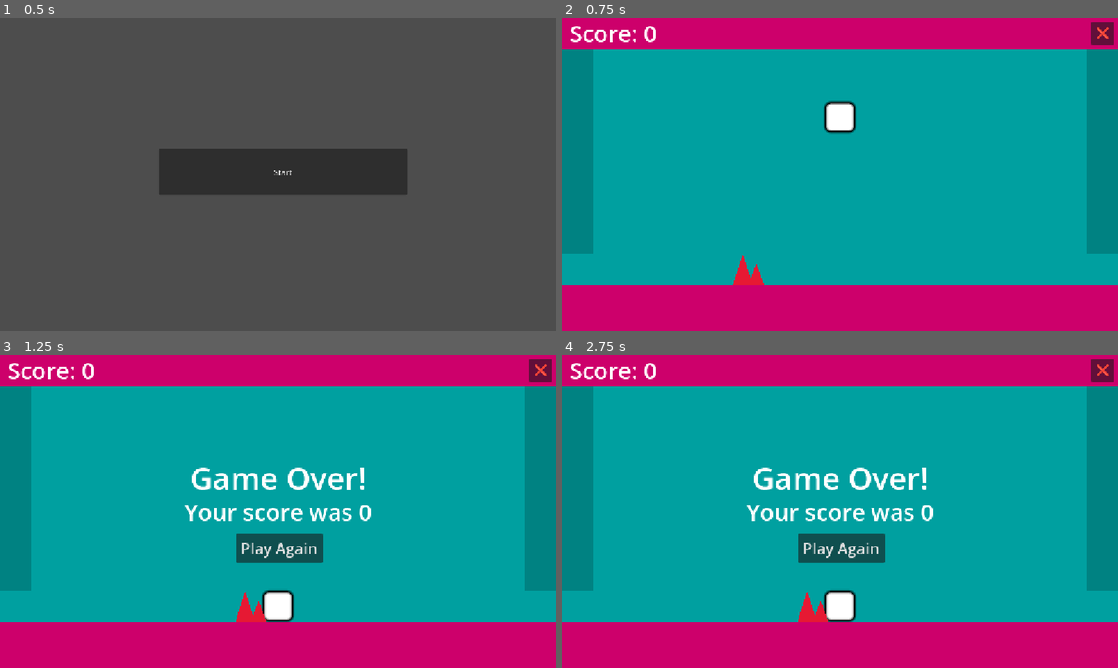
Above: before the commit, frames 1-4 (two rows, left to right).
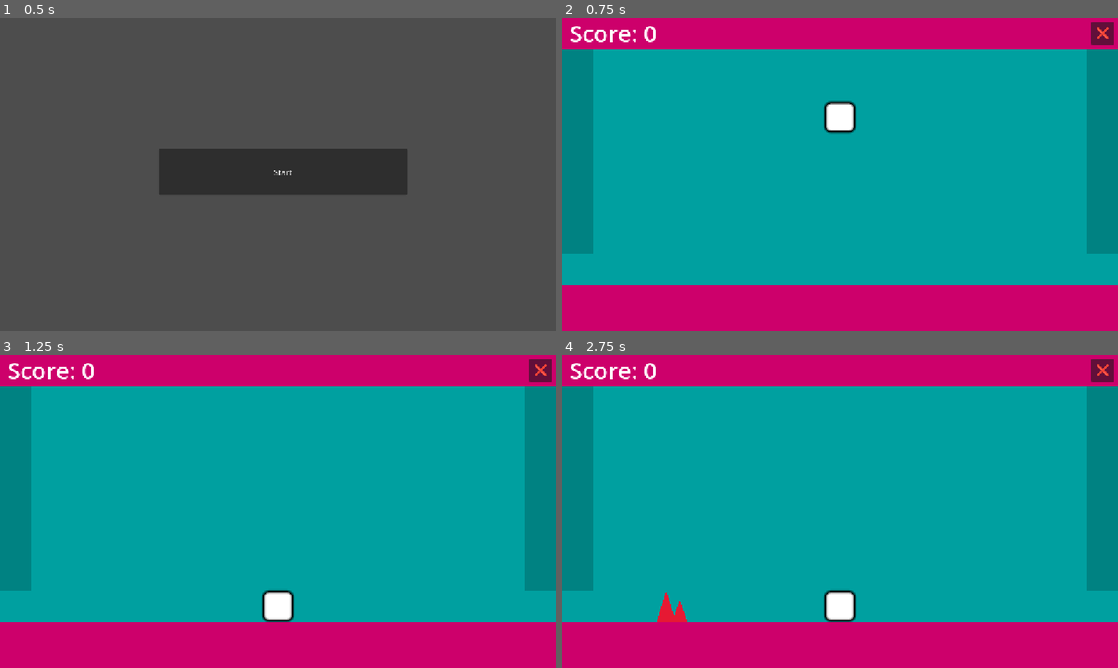
Above: after the commit, the same moments.

Repository: vindognz/dodge-the-spikes
Game: Godot game, scene res://scenes/start.tscn
Same seed, same stepped clock (60 frames per second), same inputs: the game is played once before the commit and once after it.
Inputs (mouse positions are in pixels of both pictures, inside the frame that each line leads up to):
- Up to frame 1 (0.5 s): no input
- Up to frame 2 (0.75 s): click "Start" at 0.5 s
- Up to frame 3 (1.25 s): no input
- Up to frame 4 (2.75 s): click (840, 549) at 1.25 s, where only the run before the commit has a clickable "Play Again"; click (840, 549) at 2 s, where only the run before the commit has a clickable "Play Again"

Frame 1 is identical in both runs. In frame 2, 0.3% of the frame differs, in the area x 30-37%, y 75-86%; in frame 3, 3.3%; in frame 4, 3.6%, in the area x 17-67%, y 36-86%.

Commit message:
SPIKES WORK!

Diff:
--- a/scenes/game.tscn
+++ b/scenes/game.tscn
@@ -3,6 +3,7 @@
 [ext_resource type="Script" uid="uid://d23eduqv4knlu" path="res://scripts/game.gd" id="1_lnu2h"]
 [ext_resource type="PackedScene" uid="uid://bvyjhp7v0x04v" path="res://scenes/player.tscn" id="1_uwrxv"]
 [ext_resource type="PackedScene" uid="uid://uxx4nd6pm7q2" path="res://scenes/spike.tscn" id="2_yqjtg"]
+[ext_resource type="Script" uid="uid://beo50xf5lvt7u" path="res://scripts/spike_controller.gd" id="4_lbhrr"]
 
 [sub_resource type="WorldBoundaryShape2D" id="WorldBoundaryShape2D_6ygxs"]
 
@@ -43,8 +44,9 @@
 position = Vector2(0, -81)
 zoom = Vector2(4, 4)
 
-[node name="Spike" parent="." unique_id=1536941388 instance=ExtResource("2_yqjtg")]
-position = Vector2(-64, -32)
+[node name="SpikeController" type="Node2D" parent="." unique_id=68066691]
+script = ExtResource("4_lbhrr")
+spike_scene = ExtResource("2_yqjtg")
 
 [node name="Boundries" type="Node" parent="." unique_id=1883201484]
 
--- a/scenes/spike.tscn
+++ b/scenes/spike.tscn
@@ -11,4 +11,11 @@
 
 [node name="CollisionPolygon2D2" type="CollisionPolygon2D" parent="SpikeCol" unique_id=1217518545]
 
+[node name="ColorRect" type="ColorRect" parent="." unique_id=602179649]
+visible = false
+offset_left = -8.0
+offset_top = -8.0
+offset_right = 8.0
+offset_bottom = 8.0
+
 [connection signal="body_entered" from="SpikeCol" to="." method="_on_area_2d_body_entered"]
--- a/scripts/spike.gd
+++ b/scripts/spike.gd
@@ -1,19 +1,19 @@
 extends Node2D
 
 const SPEED = 100
-@onready var camera: Camera2D = get_parent().get_node("Camera")
 @onready var collision_main: CollisionPolygon2D = $SpikeCol/CollisionPolygon2D
 @onready var collision_secondary: CollisionPolygon2D = $SpikeCol/CollisionPolygon2D2
+@export var moves: bool = true
 
-var screen_width: float
 var scored: bool = false
+var direction: int = 1
+var half_width: float = 0.0
 
 var main_points = PackedVector2Array([
 	Vector2(-8, 8),
 	Vector2(2, 8),
 	Vector2(-3, -8)
 ])
-
 var secondary_points = PackedVector2Array([
 	Vector2(0, 8),
 	Vector2(8, 8),
@@ -25,27 +25,31 @@
 	draw_polygon(main_points, PackedColorArray([color]))
 	draw_polygon(secondary_points, PackedColorArray([color]))
 
-# Called once upon instantiation
 func _ready() -> void:
-	screen_width = get_viewport_rect().size.x / camera.zoom.x
 	collision_main.polygon = main_points
 	collision_secondary.polygon = secondary_points
 
-# Called every frame.
 func _process(delta: float) -> void:
 	if not Global.running: return
+	if not moves: return
 
-	position.x += SPEED * delta
+	var current_speed = (SPEED + Global.score * 2) * direction
+	position.x += current_speed * delta
 
 	if not scored:
 		var player = get_parent().get_node("Player")
-		if position.x > player.position.x:
+		if direction == 1 and position.x > player.position.x:
+			scored = true
+			Global.score += 1
+		elif direction == -1 and position.x < player.position.x:
 			scored = true
 			Global.score += 1
 
-	if position.x > screen_width/2:
-		scored = false
-		position.x = -screen_width/2
+	# despawn off the far edge
+	if half_width > 0:
+		if position.x > half_width + 20 or position.x < -half_width - 20:
+			print("Spike: I am abt to die")
+			queue_free()
 
 func _on_area_2d_body_entered(body: Node2D) -> void:
 	if body is CharacterBody2D:
--- /dev/null
+++ b/scripts/spike_controller.gd
@@ -0,0 +1,50 @@
+extends Node2D
+
+@export var spike_scene: PackedScene
+@onready var camera: Camera2D = get_parent().get_node("Camera")
+
+var screen_width: float
+var cooldown: float = 1.5
+var timer: float = 0.0
+var last_side: String = ""
+var same_side_count: int = 0
+var max_same_side: int = 3
+
+func _ready() -> void:
+	screen_width = get_viewport_rect().size.x / camera.zoom.x
+
+	print("half_width: ", screen_width/2)
+
+func _process(delta: float) -> void:
+	if not Global.running: return
+	timer += delta
+	if timer >= cooldown:
+		timer = 0.0
+		spawn_spike()
+
+func pick_side() -> String:
+	var side = "left" if randf() < 0.5 else "right"
+	if side == last_side:
+		same_side_count += 1
+	else:
+		same_side_count = 0
+	if max_same_side >= 3:
+		side = "right" if last_side == "left" else "left"
+		same_side_count = 0
+	last_side = side
+	return side
+
+func spawn_spike() -> void:
+	var spike = spike_scene.instantiate()
+	var side = pick_side()
+	var half = screen_width / 2
+
+	print("spawning ", side)
+
+	if side == "left":
+		spike.position = Vector2(-half - 8, -32)  # -144 - 8 = -152
+		spike.direction = 1
+	else:
+		spike.position = Vector2(half + 8, -32)   # 144 + 8 = 152
+		spike.direction = -1
+	get_parent().add_child(spike)
Not shown, added: scripts/spike_controller.gd.uid
